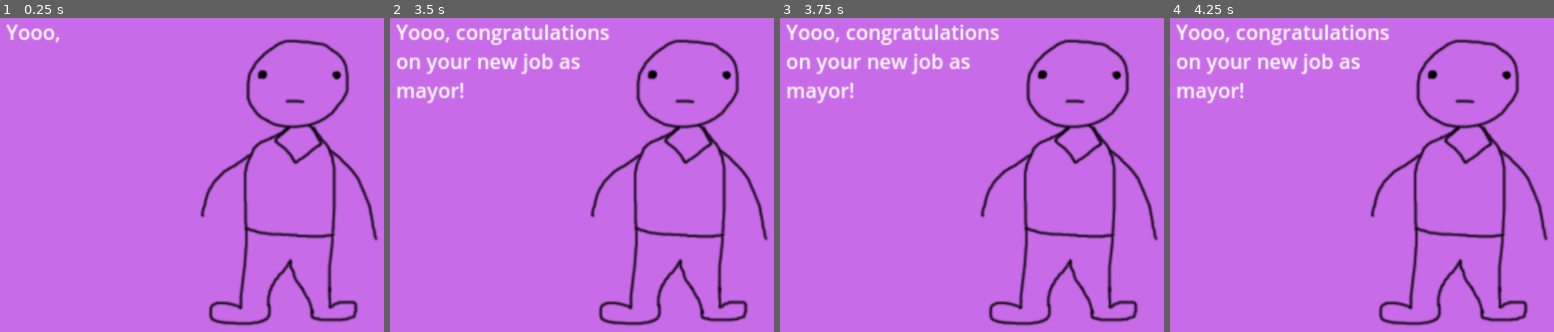
Above: before the commit, frames 1-4 (left to right).
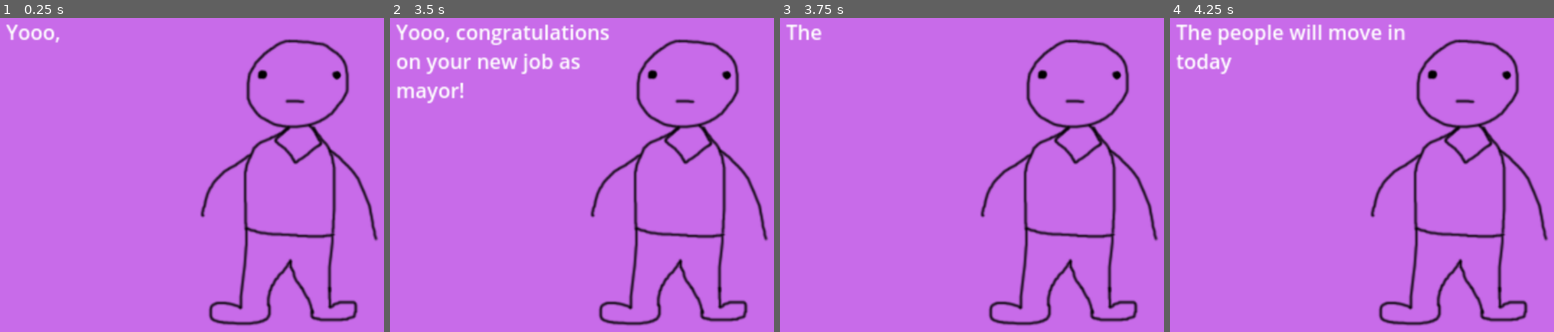
Above: after the commit, the same moments.

Repository: Viggzta/gmtk-jam-2024
Game: Godot game, scene res://scenes/test/henrik/intro_test.tscn
Two runs of this game, one before a commit and one after it. Both use one fixed random seed, a clock stepped at 60 frames per second and the inputs below. This scene is started directly instead of the project's main scene.
Inputs (mouse positions are in pixels of both pictures, inside the frame that each line leads up to):
- Up to frame 1 (0.25 s): no input
- Up to frame 2 (3.5 s): tap Enter at 0.5 s; move the mouse to (647, 153) at 0.52 s; press the mouse at (647, 153) at 0.53 s; hold D (right) 0.53-1.28 s; move the mouse to (outside the picture) at 1.27 s; release the mouse at (outside the picture) at 1.28 s; hold S (down) 1.28-2.03 s; click (outside the picture) at 1.35 s; move the mouse to (558, 83) at 2.02 s; press the mouse at (558, 83) at 2.03 s; hold D (right) 2.03-2.78 s; move the mouse to (451, 253) at 2.77 s; release the mouse at (451, 253) at 2.78 s; hold W (up) from 2.78 s (still down); click (451, 253) at 2.85 s
- Up to frame 3 (3.75 s): tap Space (conversation_skip, bound only after the commit) at 3.5 s; move the mouse to (1094, 234) at 3.52 s; release W (up) at 3.53 s; press the mouse at (1094, 234) at 3.53 s; hold A (left) from 3.53 s (still down)
- Up to frame 4 (4.25 s): keep holding A (left); tap Space (conversation_skip, bound only after the commit) at 4.15 s

Frames 1-2 are identical in both runs. In frame 3, 2.9% of the frame differs, in the area x 1-58%, y 2-28%; in frame 4, 3.3%, in the area x 1-62%, y 2-28%.

Commit message:
convo logic

Diff:
--- a/src/project.godot
+++ b/src/project.godot
@@ -66,6 +66,11 @@
 , Object(InputEventKey,"resource_local_to_scene":false,"resource_name":"","device":-1,"window_id":0,"alt_pressed":false …(186 unchanged characters)…
 ]
 }
+conversation_skip={
+"deadzone": 0.5,
+"events": [Object(InputEventKey,"resource_local_to_scene":false,"resource_name":"","device":-1,"window_id":0,"alt_pressed":false,"shift_pressed":false,"ctrl_pressed":false,"meta_pressed":false,"pressed":false,"keycode":0,"physical_keycode":32,"key_label":0,"unicode":32,"location":0,"echo":false,"script":null)
+]
+}
 
 [physics]
 
--- a/src/scenes/boss/boss.gd
+++ b/src/scenes/boss/boss.gd
@@ -7,7 +7,7 @@
 @onready var current_mouth: Sprite2D = open_close
 @onready var message: RichTextLabel = $message
 
-var boss_message: String = "temp"
+var boss_conversation: Array[String] = ["temp"]
 var time_per_character : float = 0.01
 var wait_time_for_space: float = 0.2
 var timer : float = 0
@@ -15,6 +15,8 @@
 var mouth_should_be_closed: bool = false
 
 var character_index: int = 0
+var conversation_index:int = 0
+var wait_for_input: bool = false
 
 # Called when the node enters the scene tree for the first time.
 func _ready() -> void:
@@ -25,7 +27,14 @@
 # Called every frame. 'delta' is the elapsed time since the previous frame.
 func _process(delta: float) -> void:
 
-	if not text_fully_rendered:
+	if Input.is_action_just_pressed("conversation_skip"):
+		if wait_for_input:
+			_move_on_to_next_line()
+		else:
+			_skip_to_end_of_line()
+
+
+	if not text_fully_rendered and not wait_for_input:
 		_write_text(delta)
 		_talk()
 	else:
@@ -33,20 +42,21 @@
 
 	pass
 
-func initialize(boss_message : String) -> void:
-	self.boss_message = boss_message
+func initialize(boss_conversation : Array[String]) -> void:
+	self.boss_conversation = boss_conversation
 	pass
 
 func _write_text(delta:float) -> void:
 	if timer <= 0:
 		mouth_should_be_closed = false
-		message.text += boss_message[character_index]
+		var current_message: String = boss_conversation[conversation_index]
+		message.text += current_message[character_index]
 		character_index += 1
 		timer = time_per_character
-		if character_index == (boss_message.length()):
-			text_fully_rendered = true
+		if character_index == (current_message.length()):
+			_handle_end_of_line()
 		else:
-			if boss_message[character_index] == " ":
+			if current_message[character_index] == " ":
 				timer += wait_time_for_space
 				_close_mouth()
 	else:
@@ -59,8 +69,24 @@
 	current_mouth = mouths.pick_random()
 	current_mouth.visible = true
 
+func _move_on_to_next_line()->void:
+	conversation_index += 1
+	character_index = 0
+	message.text = ""
+	wait_for_input = false
+
 func _close_mouth()->void:
 	current_mouth.visible = false
 	current_mouth = open_close
 	current_mouth.visible = true
 	mouth_should_be_closed = true
+
+func _handle_end_of_line()->void:
+	if (conversation_index + 1) < boss_conversation.size():
+		wait_for_input = true
+	else:
+		text_fully_rendered = true
+
+func _skip_to_end_of_line()->void:
+	message.text = boss_conversation[conversation_index]
+	_handle_end_of_line()
--- a/src/scenes/test/henrik/intro_test.gd
+++ b/src/scenes/test/henrik/intro_test.gd
@@ -4,7 +4,7 @@
 # Called when the node enters the scene tree for the first time.
 func _ready() -> void:
 	var intro_boss : Boss = BOSS.instantiate()
-	intro_boss.initialize("Yooo, congratulations on your new job as mayor!")
+	intro_boss.initialize(["Yooo, congratulations on your new job as mayor!", "The people will move in today"])
 	add_child(intro_boss)
 	pass # Replace with function body.
 
Not shown: 1 places in src/scenes/buildings/cinema.tscn that only renumber resources
Not shown: 1 places in src/scenes/buildings/donken.tscn that only renumber resources
Not shown: 1 places in src/scenes/buildings/hospital.tscn that only renumber resources
Not shown: 1 places in src/scenes/buildings/shithouse.tscn that only renumber resources
Not shown: 1 places in src/scenes/levels/the_level.tscn that only renumber resources
Not shown: 1 places in src/scenes/npc/dude.tscn that only renumber resources
